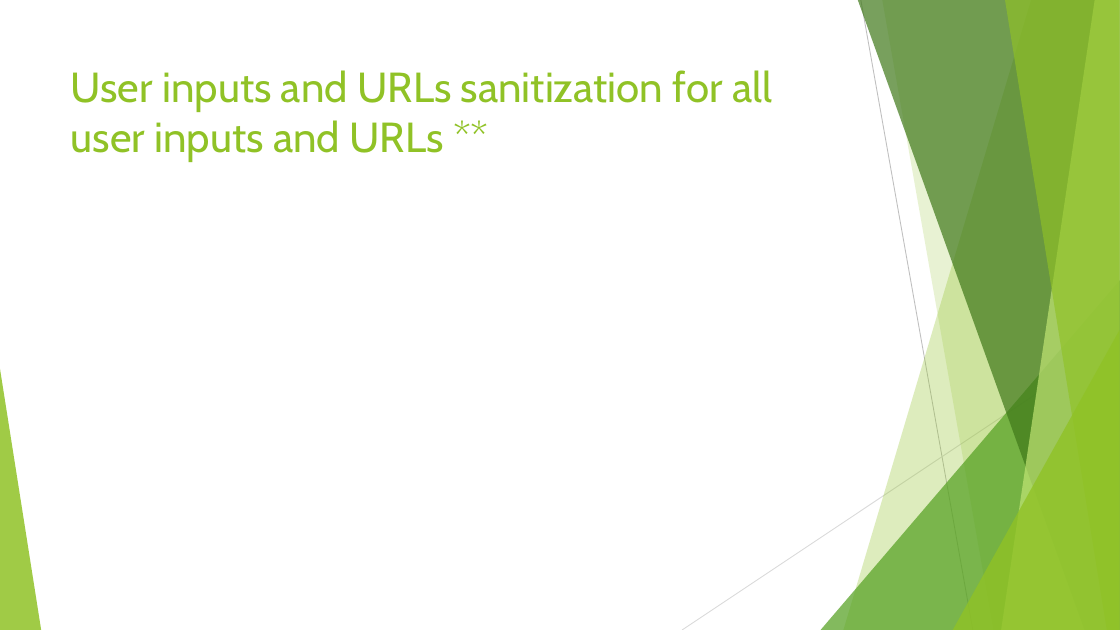
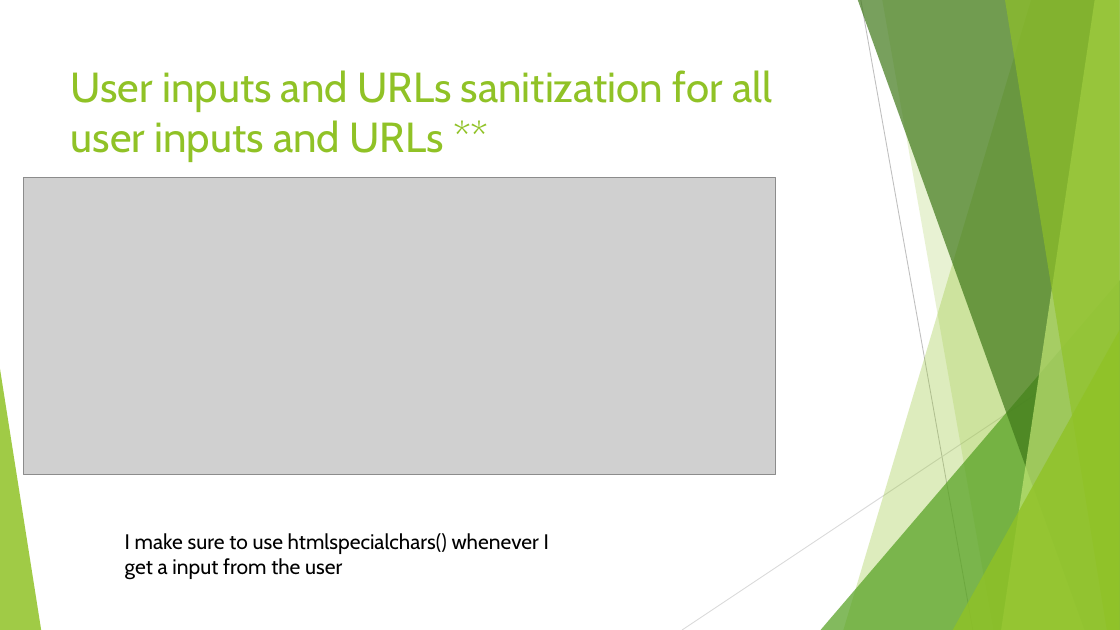
Before and after one commit to Noice04/ecomproject, a slide deck: slide 13 of deliv3.pptx. Drawn at 1120x630 pixels with LibreOffice and Linux fonts; fonts in the diff are those of the drawing; grey boxes stand for pictures. Boxes give left, top, right and bottom in pixels: in the first picture for what was removed or moved away, otherwise in the second. Text is boxed around its words. In the diff, an @@ line names an element or a change of style, - is before the commit and + after.

Commit message:
slides

```diff
--- a/deliv3.pptx
+++ b/deliv3.pptx
@@ picture added at box(24, 177, 776, 475) @@
@@ text added at box(125, 533, 549, 580), 18 pt, text #000000 @@
+I make sure to use htmlspecialchars() whenever I get a input from the user
```
Also in this commit, not shown: 2 other slides changed, 1 slide removed.
